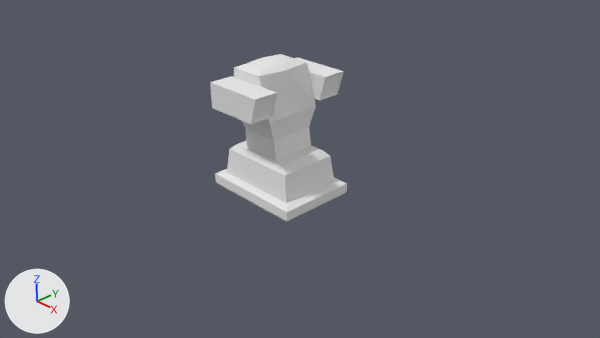
An edit to the Blender file models/ver2.blend, drawn before and after from the same camera.
One viewpoint serves both versions: the file's camera 'Camera'. The lights are fixed; the arrows at lower left show +X, +Y and +Z.

The older version as bpy lines, for what is in view:
```python
mat_material = diffuse_material('Material')
mat_material.base_color = (0.8, 0.8, 0.8)  # white #e7e7e7
me_body = bpy.data.meshes.new('body')
me_body.from_pydata(...)  # 42 vertices, 40 faces; spans x -1.0..0.74, y -1.0..1.0, z -1.0..1.16
me_body.materials.append(mat_material)  # white #e7e7e7
me_cannon_left = bpy.data.meshes.new('cannon-left')
me_cannon_left.from_pydata(...)  # 12 vertices, 10 faces; spans x -1.03..1.14, y 1.0..1.84, z 0.16..0.78
me_cannon_left.materials.append(mat_material)  # white #e7e7e7
me_cannon_right = bpy.data.meshes.new('cannon-right')
me_cannon_right.from_pydata(...)  # 12 vertices, 10 faces; spans x -1.03..1.14, y -1.85..-1.0, z 0.16..0.78
me_cannon_right.materials.append(mat_material)  # white #e7e7e7
me_treads = bpy.data.meshes.new('treads')
me_treads.from_pydata(...)  # 28 vertices, 26 faces; spans x -1.85..1.85, y -1.36..1.36, z -2.18..-1.0
me_treads.materials.append(mat_material)  # white #e7e7e7
ob_body = bpy.data.objects.new('body', me_body)
ob_body.location = (0.0, 0.0, 1.5)
ob_body.scale = (0.5, 0.5, 0.689)
ob_cannon_left = bpy.data.objects.new('cannon-left', me_cannon_left)
ob_cannon_left.location = (0.0, 0.0, 1.5)
ob_cannon_left.scale = (0.5, 0.5, 0.689)
ob_cannon_right = bpy.data.objects.new('cannon-right', me_cannon_right)
ob_cannon_right.location = (0.0, 0.0, 1.5)
ob_cannon_right.scale = (0.5, 0.5, 0.689)
ob_treads = bpy.data.objects.new('treads', me_treads)
ob_treads.location = (0.0, 0.0, 1.5)
ob_treads.scale = (0.5, 0.5, 0.689)
```
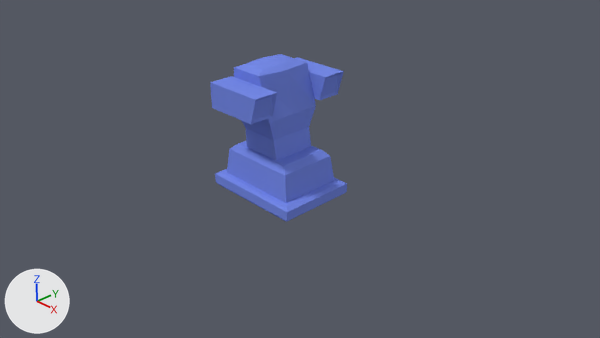
What differs and where, as boxes [x1, y1, x2, y2] in the pictures (600 x 338 px):
'treads', recoloured (white to blue)
    both: [215, 141, 347, 222]
'body', recoloured (white to blue)
    both: [234, 54, 316, 161]
'cannon-right', recoloured (white to blue)
    both: [210, 76, 277, 124]
'cannon-left', recoloured (white to blue)
    both: [295, 57, 344, 100]

What the commit changed:
Material 'Material' (mat_material) changes colour from white #e7e7e7 to blue #7589e7; in linear values from (0.8, 0.8, 0.8) to (0.179, 0.252, 0.8).
